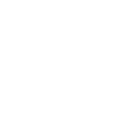
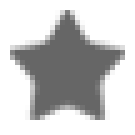
Before/after of a w=135, h=135 layered artwork. What changed in the layer stack:
added layer "Layer 3" above "Layer 2" over [left=10, top=10, right=125, bottom=120]
